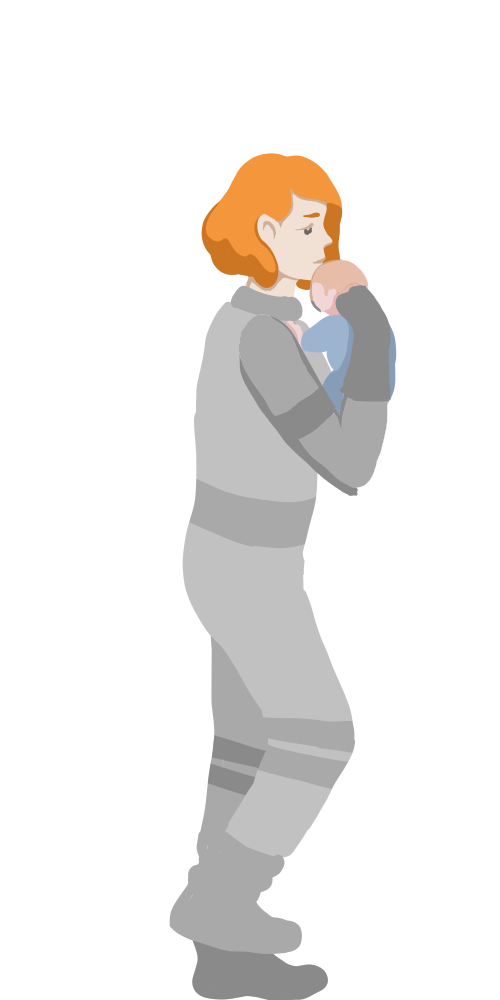
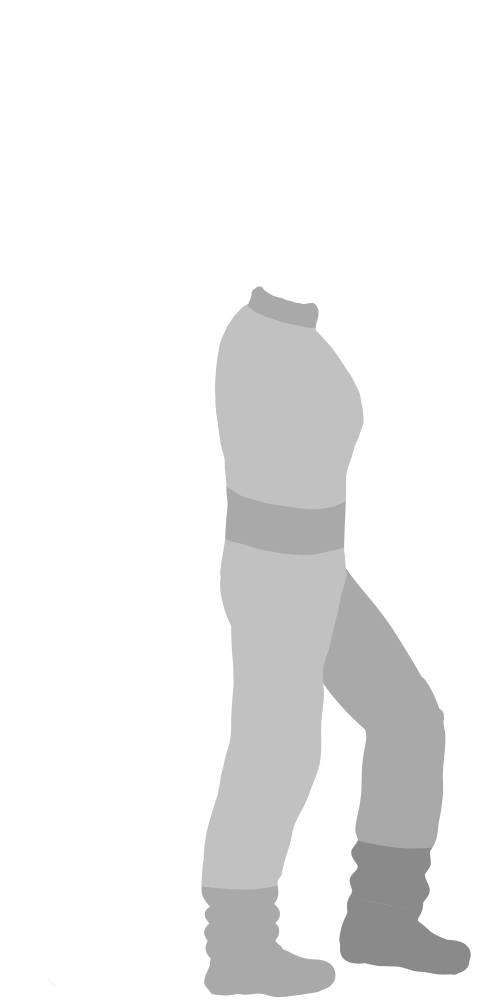
The second 500×1000 image is a revision of the first. Changes to its layers:
hid "reka trzyma dziecko" over [left=48, top=153, right=471, bottom=1000]
hid "dziecko" (1st of 2) over [left=251, top=200, right=397, bottom=456]
hid "kombinezon 3" over [left=48, top=153, right=471, bottom=1000]
hid "Layer 11" over [left=76, top=576, right=384, bottom=1000]
hid "Layer 7" over [left=201, top=153, right=359, bottom=325]
hid "Layer 6" over [left=231, top=153, right=359, bottom=325]
added layer "kombinezon 4" above "Layer 12" over [left=48, top=153, right=471, bottom=1000]
added layer "Layer 12" above "Layer 6 Merged" over [left=256, top=512, right=471, bottom=1000]
